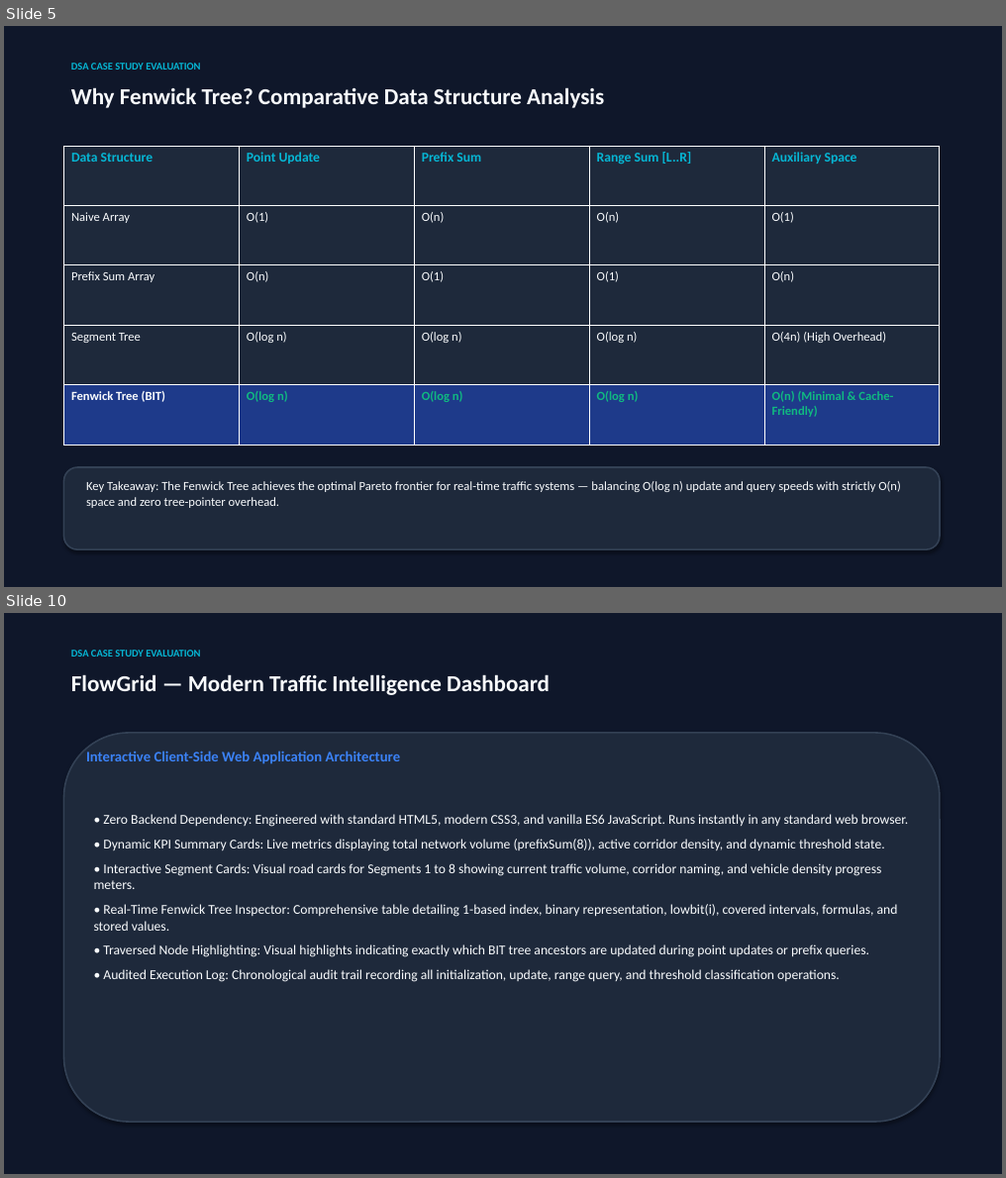
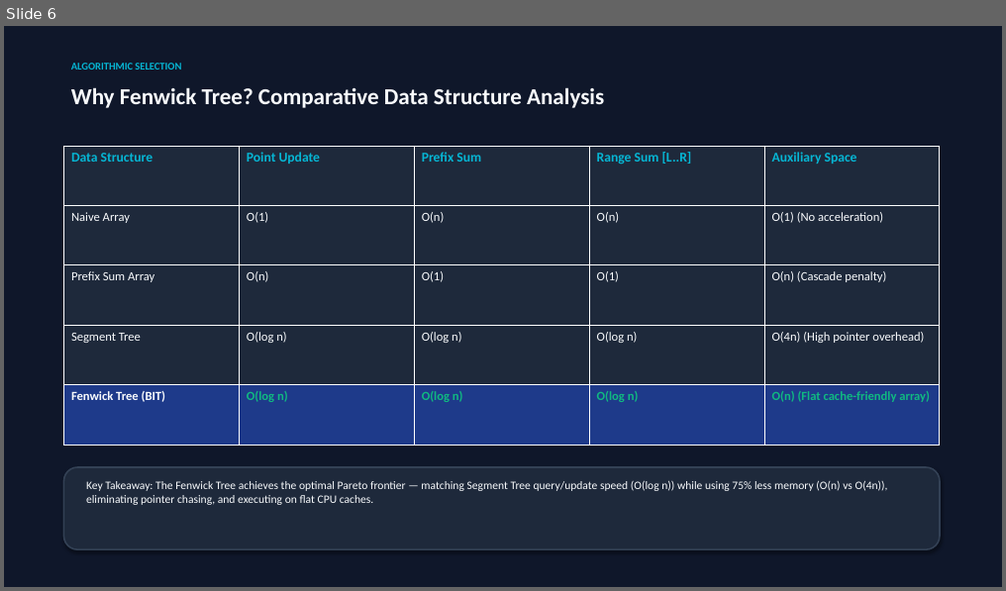
Before and after one commit to Jeyadev3/FlowGrid_Traffic_Analytics, a slide deck: presentation/Fenwick_Tree_Case_Study.pptx. Shown one above the other, each under a label of ours: slides 5 and 10 before the commit, slide 6 after it; the slides between them are not shown. The pictures are 1006x1178 and 1006x591 pixels, drawn with LibreOffice and Linux fonts; fonts in the diff are those of the drawing. Boxes give left, top, right and bottom in pixels: in the first picture for what was removed or moved away, otherwise in the second. Text is boxed around its words. In the diff, an @@ line names an element or a change of style, - is before the commit and + after.

Commit message:
docs: update Fenwick Tree case study presentation with Member 4 integration

```diff
--- a/presentation/Fenwick_Tree_Case_Study.pptx
+++ b/presentation/Fenwick_Tree_Case_Study.pptx
@@ slide 10 removed at [4, 613, 1002, 1174], background #0F172A @@
@@ text removed at [71, 650, 200, 657] @@
-DSA CASE STUDY EVALUATION
@@ text removed at [71, 674, 549, 695] @@
-FlowGrid — Modern Traffic Intelligence Dashboard
@@ rounded rectangle removed at [63, 733, 940, 1122] @@
@@ text removed at [86, 751, 401, 764] @@
-Interactive Client-Side Web Application Architecture
@@ text removed at [94, 814, 908, 982] @@
-• Zero Backend Dependency: Engineered with standard HTML5, modern CSS3, and vanilla ES6 JavaScript. Runs instantly in any standard web browser.
-• Dynamic KPI Summary Cards: Live metrics displaying total network volume (prefixSum(8)), active corridor density, and dynamic threshold state.
-• Interactive Segment Cards: Visual road cards for Segments 1 to 8 showing current traffic volume, corridor naming, and vehicle density progress meters.
-• Real-Time Fenwick Tree Inspector: Comprehensive table detailing 1-based index, binary representation, lowbit(i), covered intervals, formulas, and stored values.
-• Traversed Node Highlighting: Visual highlights indicating exactly which BIT tree ancestors are updated during point updates or prefix queries.
-• Audited Execution Log: Chronological audit trail recording all initialization, update, range query, and threshold classification operations.
@@ what was slide 5 is now slide 6 @@
@@ slide 6 changed as well @@
@@ text at [71, 63, 181, 70]: text changed @@
-DSA CASE STUDY EVALUATION
+ALGORITHMIC SELECTION
@@ table at [63, 146, 940, 445] @@
-row 2, column 5: O(1)
+row 2, column 5: O(1) (No acceleration)
-row 3, column 5: O(n)
+row 3, column 5: O(n) (Cascade penalty)
-row 4, column 5: O(4n) (High Overhead)
+row 4, column 5: O(4n) (High pointer overhead)
-row 5, column 5: O(n) (Minimal & Cache-Friendly)
+row 5, column 5: O(n) (Flat cache-friendly array)
@@ text at [86, 480, 888, 505]: text changed; size 12 to 11 pt @@
-Key Takeaway: The Fenwick Tree achieves the optimal Pareto frontier for real-time traffic systems — balancing O(log n) update and query speeds with strictly O(n) space and zero tree-pointer overhead.
+Key Takeaway: The Fenwick Tree achieves the optimal Pareto frontier — matching Segment Tree query/update speed (O(log n)) while using 75% less memory (O(n) vs O(4n)), eliminating pointer chasing, and executing on flat CPU caches.
```
Also in this commit, not shown: 9 other slides changed, 6 slides added, 3 other slides removed, 2 other files.
